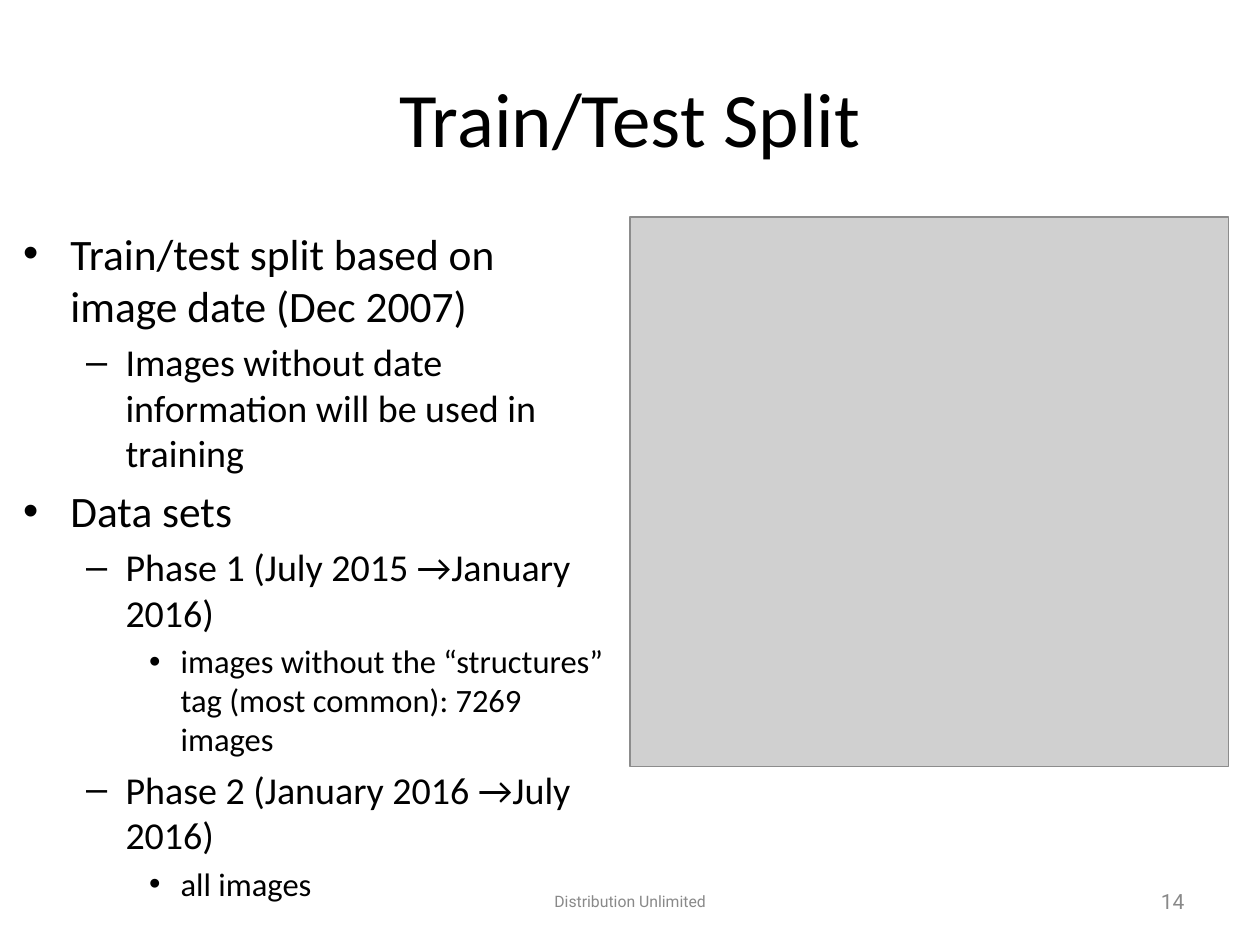
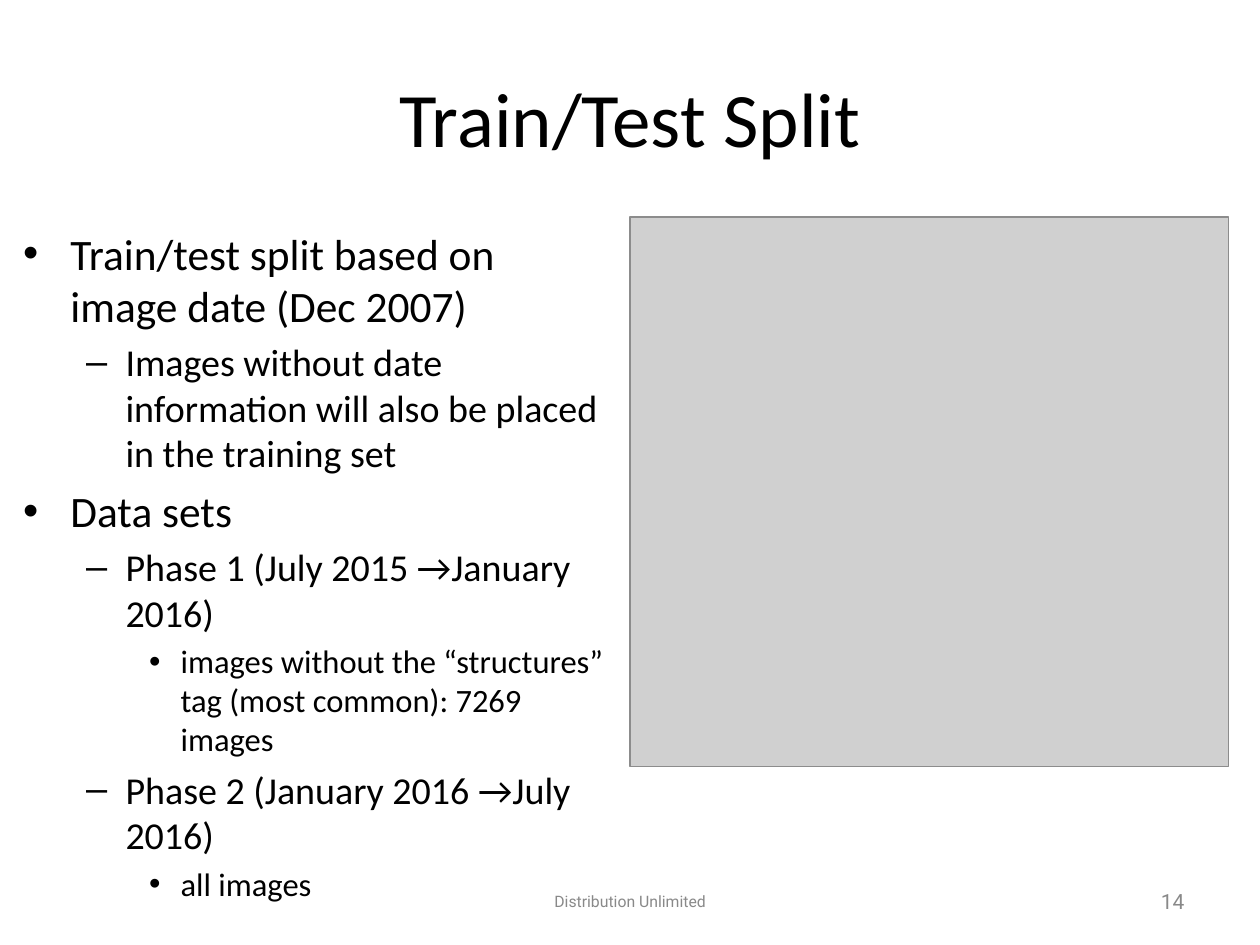
Before and after one commit to chengjianglong/ppaml-cp6, a slide deck: slide 14 of problem_statement/Challenge Problem 6.pptx. Drawn at 1260x945 pixels with LibreOffice and Linux fonts; fonts in the diff are those of the drawing; grey boxes stand for pictures; background and template pictures are left out. Boxes give left, top, right and bottom in pixels: in the first picture for what was removed or moved away, otherwise in the second. Text is boxed around its words. In the diff, an @@ line names an element or a change of style, - is before the commit and + after.

Commit message:
Updated problem description to match the slides
Roddy and I have been updating the slides and the probabilistic model
section of the problem description had become out of date. I have
updated it to match the slides and fixed a few minor errors in the
slides as well.

```diff
--- a/problem_statement/Challenge Problem 6.pptx
+++ b/problem_statement/Challenge Problem 6.pptx
@@ text at [126, 349, 598, 474]: text changed @@
-  – Images without date information will be used in training
+  – Images without date information will also be placed in the training set
```
Also in this commit, not shown: 2 other files.
